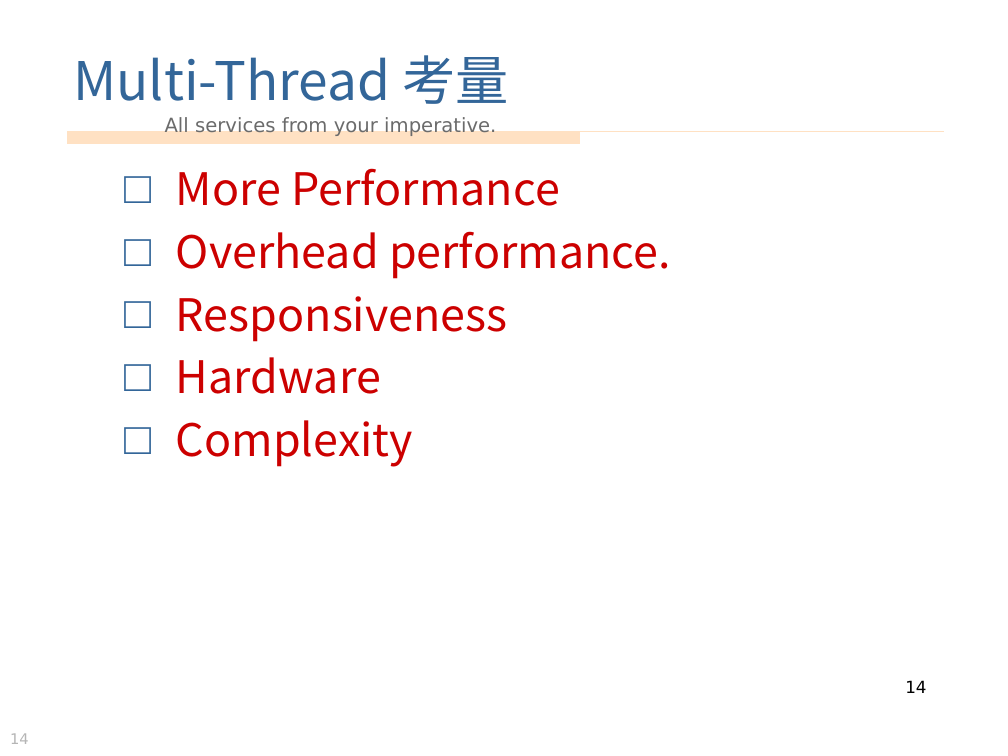
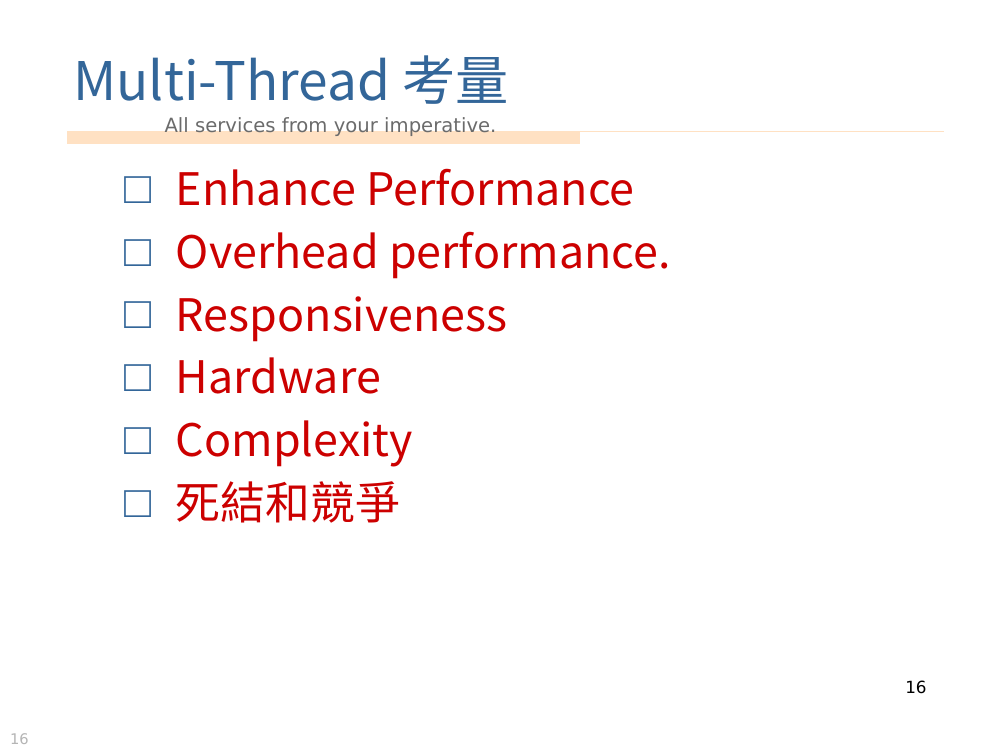
Before and after one commit to vulcanlee/Parallel_Asynchronous_Sample, a slide deck: slide 16 of 多執行緒處理和非同步處理.pptx (slide 14 before the commit). Drawn at 1008x756 pixels with LibreOffice and Linux fonts; fonts in the diff are those of the drawing; background and template pictures are left out. Boxes give left, top, right and bottom in pixels: in the first picture for what was removed or moved away, otherwise in the second. Text is boxed around its words. In the diff, an @@ line names an element or a change of style, - is before the commit and + after.

```diff
--- a/多執行緒處理和非同步處理.pptx
+++ b/多執行緒處理和非同步處理.pptx
@@ text at (176,168,635,206): text changed @@
-□ More Performance
+□ Enhance Performance
@@ text at (176,481,400,523): paragraph added @@
+□ 死結和競爭
@@ page number at (905,680,926,694): text changed @@
-14
+16
@@ page number at (10,733,29,744): text changed @@
-14
+16
```
Also in this commit, not shown: 3 other slides changed, 6 slides added, 2 other files.
